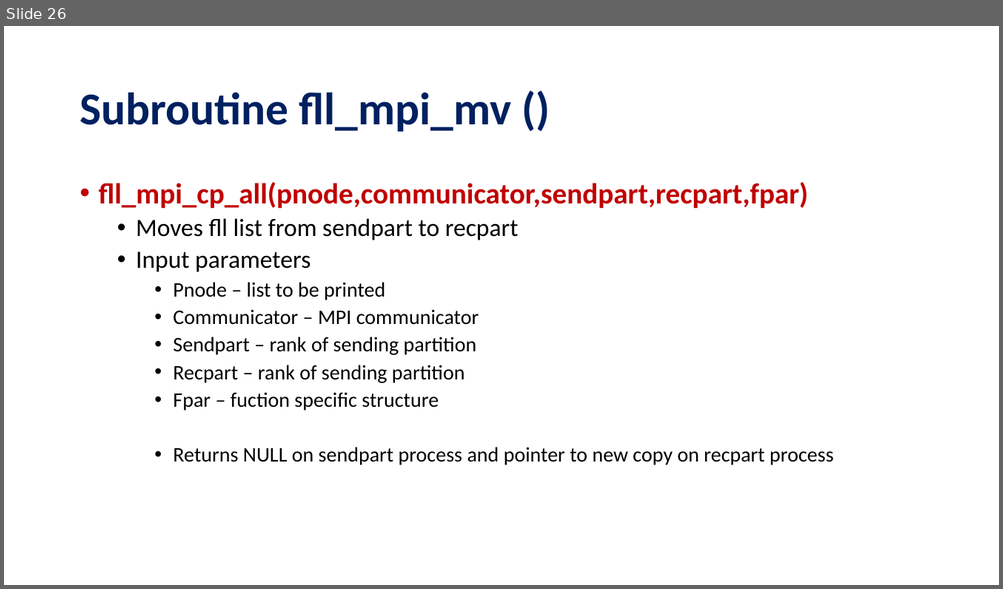
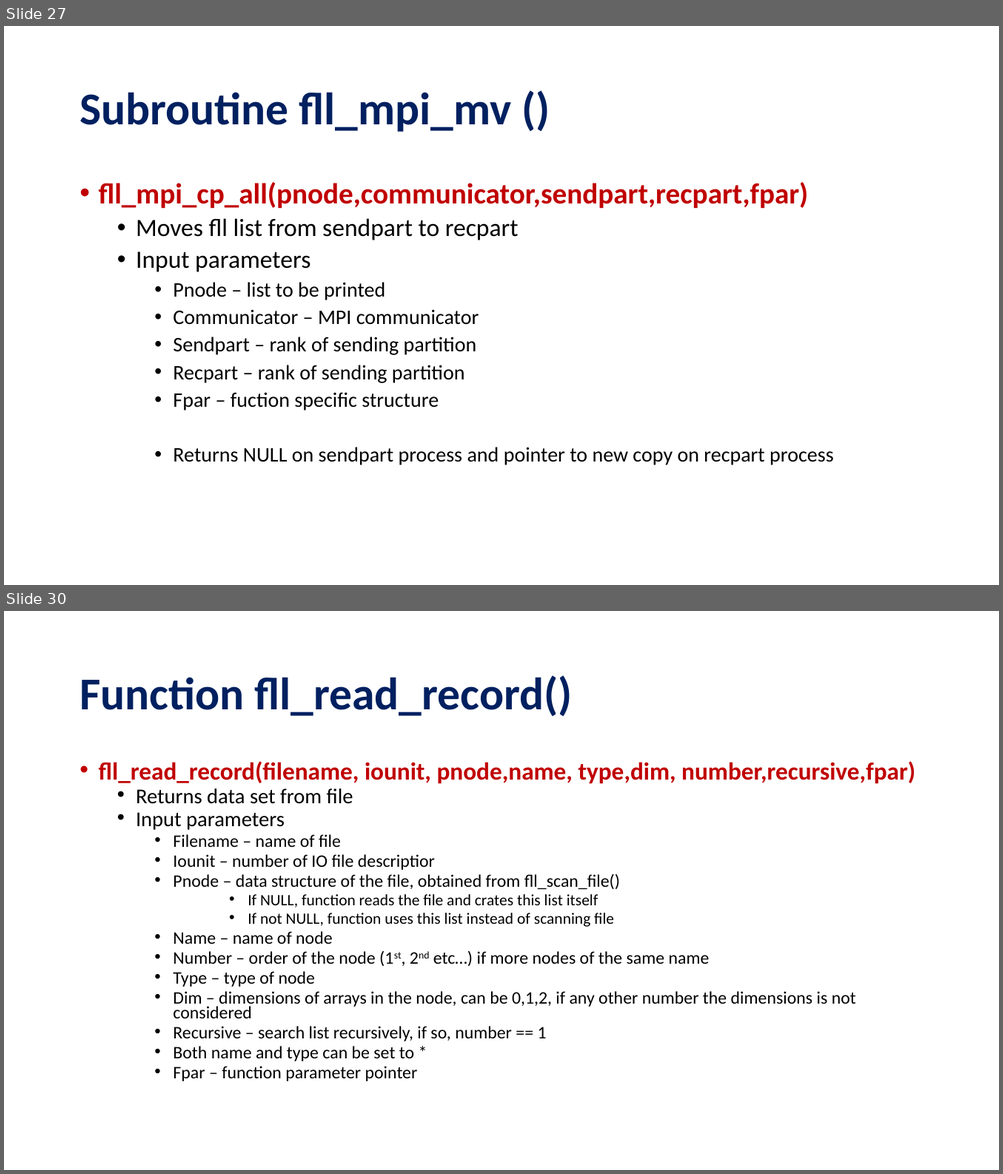
Before and after one commit to ZedThree/fort_depend.py, a slide deck: fll–FortranLinkedListLibrary.pptx. Shown one above the other, each under a label of ours: slide 26 before the commit, slides 27 and 30 after it; the slides between them are not shown. The pictures are 1003x589 and 1003x1174 pixels, drawn with LibreOffice and Linux fonts; fonts in the diff are those of the drawing. Boxes give left, top, right and bottom in pixels: in the first picture for what was removed or moved away, otherwise in the second. Text is boxed around its words. In the diff, an @@ line names an element or a change of style, - is before the commit and + after.

```diff
--- a/fll–FortranLinkedListLibrary.pptx
+++ b/fll–FortranLinkedListLibrary.pptx
@@ slide 30 added at bbox=[4, 611, 999, 1170], background #FFFFFF @@
@@ title added at bbox=[79, 675, 572, 716], 44 pt, text #002060, bold @@
+Function fll_read_record()
@@ text added at bbox=[99, 761, 915, 1082], 17 pt, text #000000 @@
+• fll_read_record(filename, iounit, pnode,name, type,dim, number,recursive,fpar)
+  • Returns data set from file
+  • Input parameters
+    • Filename – name of file
+    • Iounit – number of IO file descriptior
+    • Pnode – data structure of the file, obtained from fll_scan_file()
+        • If NULL, function reads the file and crates this list itself
+        • If not NULL, function uses this list instead of scanning file
+    • Name – name of node
+    • Number – order of the node (1st, 2nd etc…) if more nodes of the same name
+    • Type – type of node
+    • Dim – dimensions of arrays in the node, can be 0,1,2, if any other number the dimensions is not considered
+    • Recursive – search list recursively, if so, number == 1
+    • Both name and type can be set to *
+    • Fpar – function parameter pointer
@@ what was slide 26 is now slide 27 @@
```
Also in this commit, not shown: 2 slides changed, 8 other slides added, 1 other file.
